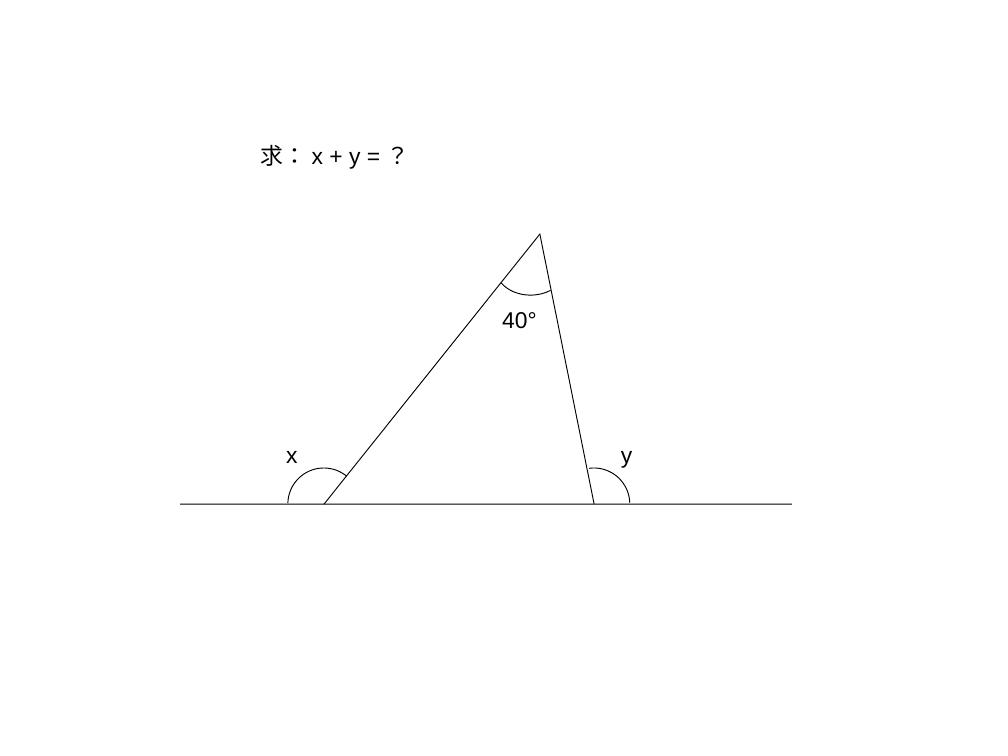
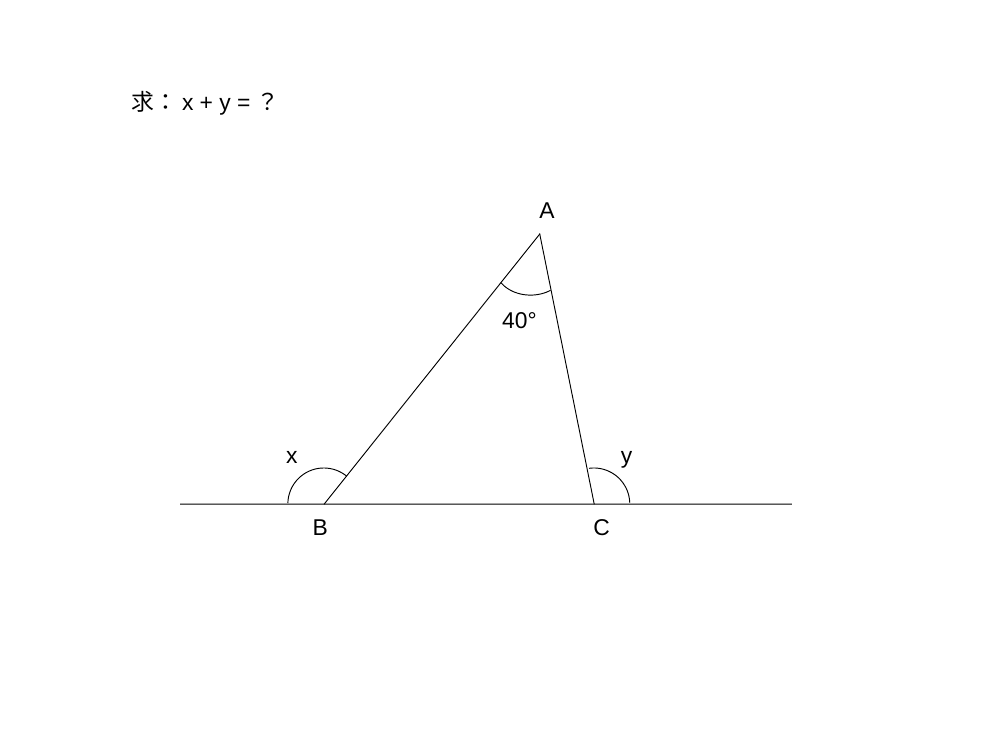
Before and after one commit to ericzhang/english-math, a slide deck: slide 2 of math/grade-7-下/7下数学北师大版-unit-4-三角形/7年级北师大版数学下册-unit-4-三角形-作业.ppt. Drawn at 1008x756 pixels with LibreOffice and Linux fonts; fonts in the diff are those of the drawing. Boxes give left, top, right and bottom in pixels: in the first picture for what was removed or moved away, otherwise in the second. Text is boxed around its words. In the diff, an @@ line names an element or a change of style, - is before the commit and + after.

```diff
--- a/math/grade-7-下/7下数学北师大版-unit-4-三角形/7年级北师大版数学下册-unit-4-三角形-作业.ppt
+++ b/math/grade-7-下/7下数学北师大版-unit-4-三角形/7年级北师大版数学下册-unit-4-三角形-作业.ppt
@@ text "求： x + y = ...": place and size @@
-text "求： x + y = ..." at (261,144,360,169)
+text "求： x + y = ..." at (131,90,230,115)
@@ text added at (539,202,554,218), 18 pt, text #000000 @@
+A
@@ text added at (313,519,328,535), 18 pt, text #000000 @@
+B
@@ text added at (593,519,610,536), 18 pt, text #000000 @@
+C
```
Also in this commit, not shown: 2 slides added, 26 other files.
